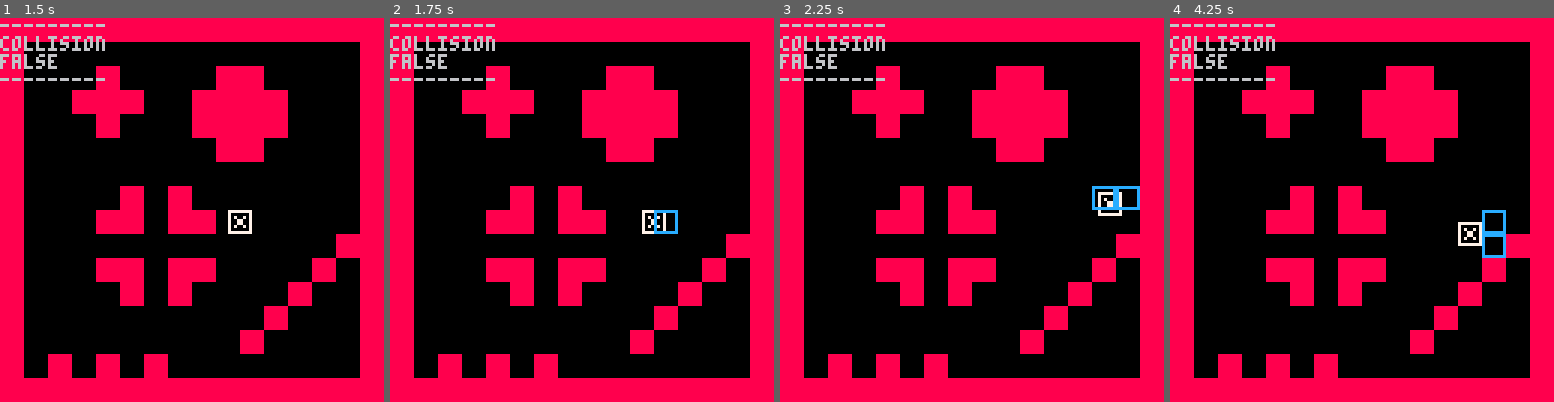
Above: before the commit, frames 1-4 (left to right).
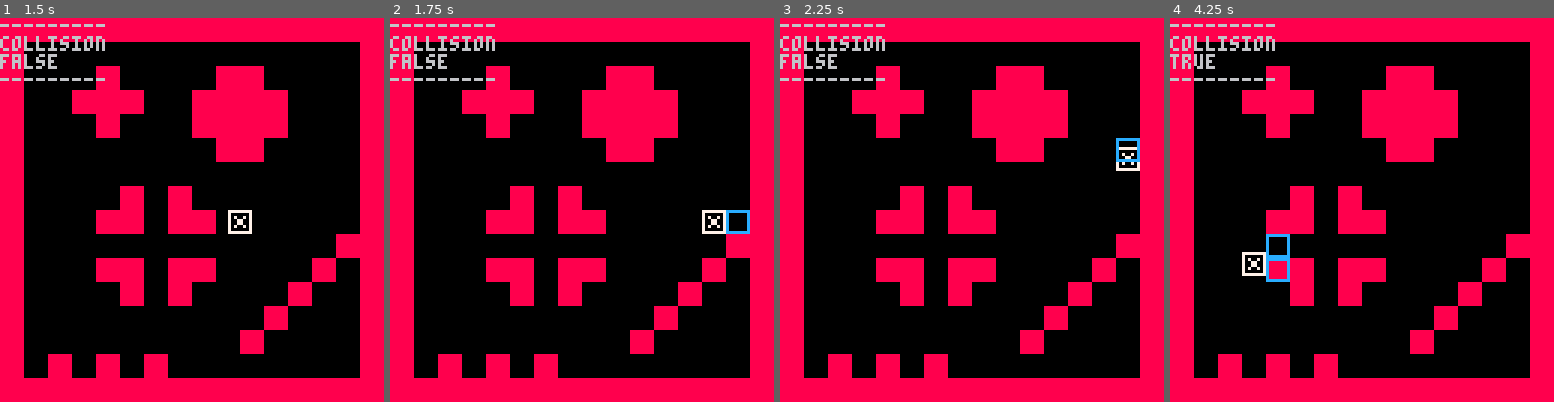
Above: after the commit, the same moments.

Repository: mRamiroGonzalez/pico8-block-collisions
Game: PICO-8 cartridge block_collisions.p8
Same seed, same stepped clock (60 frames per second), same inputs: the game is played once before the commit and once after it.
Inputs:
- Up to frame 1 (1.5 s): no input
- Up to frame 2 (1.75 s): hold Right from 1.6 s (still down)
- Up to frame 3 (2.25 s): release Right at 2.1 s; hold Up from 2.15 s (still down)
- Up to frame 4 (4.25 s): release Up at 2.42 s; hold Right 2.47-3.03 s; hold Left 3.08-3.58 s; hold Down 3.63-3.97 s; hold Right from 4.02 s (still down)

Frame 1 is identical in both runs. In frame 2, 0.7% of the frame differs, in the area x 65-94%, y 50-57%; in frame 3, 0.8%; in frame 4, 1.3%, in the area x 0-88%, y 9-69%.

Commit message:
add box collision detection when the speed is inferior to 8 px/loop

Diff:
--- a/block_collisions.p8
+++ b/block_collisions.p8
@@ -3,135 +3,147 @@
 __lua__
 
 function print_debug()
- print "---------"
- print "collision"
- print(box_collide(futur_p))
- print "---------"
+  print("---------")
+  print("collision")
+  print(box_collide(futur_p))
+  print("---------")
 end
 
 function _init()
- p = {
-  x = 76, y = 64,
-  w = 8, h = 8,
-  sp = 0,
-  facing = nil
- }
- futur_p = {}
+  speed = 7
+  p = {
+    x = 76, y = 64,
+    w = 8, h = 8,
+    sp = 0,
+    facing = nil
+  }
+  futur_p = {}
 end
 
 function block(px, py)
- sprite = mget(flr((px)/8),flr(py/8))
- b = {
-  x = flr(px / 8) * 8,
-  y = flr(py / 8) * 8,
-  w = 8,
-  h = 8,
-  sp = sprite,
-  solid = fget(sprite, 0)
- }
- return b
+  sprite = mget(flr((px)/8),flr(py/8))
+  b = {
+    x = flr(px / 8) * 8,
+    y = flr(py / 8) * 8,
+    w = 8,
+    h = 8,
+    sp = sprite,
+    solid = fget(sprite, 0)
+  }
+  return b
 end
 
 function blocks_front(e)
- local blocks = {}
- add(blocks, block(e.x + e.w, e.y))
- if ((e.y % e.h) != 0) add (blocks,block(e.x + e.w, e.y + e.h))
- return blocks
+  local blocks = {}
+  add(blocks, block(e.x + e.w, e.y))
+  if ((e.y % e.h) != 0) add (blocks,block(e.x + e.w, e.y + e.h))
+  return blocks
 end
 
 function blocks_back(e)
- local blocks = {}
- add(blocks, block(e.x, p.y))
- if ((e.y % e.h) != 0) add (blocks,block(e.x, e.y + e.h))
- return blocks
+  local blocks = {}
+  add(blocks, block(e.x, p.y))
+  if ((e.y % e.h) != 0) add (blocks,block(e.x, e.y + e.h))
+  return blocks
 end
 
 function blocks_top(e)
- local blocks = {}
- add(blocks, block(e.x, e.y))
- if ((e.x % e.w) != 0) add (blocks,block(e.x + e.w, e.y))
- return blocks
+  local blocks = {}
+  add(blocks, block(e.x, e.y))
+  if ((e.x % e.w) != 0) add (blocks,block(e.x + e.w, e.y))
+  return blocks
 end
 
 function blocks_bottom(e)
- local blocks = {}
- add(blocks, block(e.x, e.y+e.h))
- if ((e.x % e.w) != 0) add (blocks,block(e.x + e.w, e.y + e.h))
- return blocks
+  local blocks = {}
+  add(blocks, block(e.x, e.y+e.h))
+  if ((e.x % e.w) != 0) add (blocks,block(e.x + e.w, e.y + e.h))
+  return blocks
 end
 
 function box_collide(e)
- local collide = true
- local solid = false
- if (e.facing == 1) blocks = blocks_front(e)
- if (e.facing == 0) blocks = blocks_back(e)
- if (e.facing == 2) blocks = blocks_top(e)
- if (e.facing == 3) blocks = blocks_bottom(e)
- for b in all(blocks) do
-  r1 = sp_to_rect(e)
-  r2 = sp_to_rect(b)
-  if(r1.x1 > r2.x2) or
-    (r2.x1 > r1.x2) or
-    (r1.y1 > r2.y2) or
-    (r2.y1 > r1.y2) then
-   collide = false
+  local collide = true
+  local solid = false
+  if (e.facing == 1) blocks = blocks_front(e)
+  if (e.facing == 0) blocks = blocks_back(e)
+  if (e.facing == 2) blocks = blocks_top(e)
+  if (e.facing == 3) blocks = blocks_bottom(e)
+  for b in all(blocks) do
+    r1 = sp_to_rect(e)
+    r2 = sp_to_rect(b)
+    if(r1.x1 > r2.x2) or
+        (r2.x1 > r1.x2) or
+        (r1.y1 > r2.y2) or
+        (r2.y1 > r1.y2) then
+      collide = false
+    end
   end
- end
- for b in all(blocks) do
-  solid = b.solid
-  if (solid) break
- end
- return collide and solid
+  for b in all(blocks) do
+    solid = b.solid
+    if (solid) break
+  end
+  return collide and solid
 end
 
 function sp_to_rect(e)
- local r = {}
-  r.x1 = e.x
-  r.y1 = e.y
-  r.x2 = e.x + e.w - 1
-  r.y2 = e.y + e.h - 1
- return r
+  local r = {}
+    r.x1 = e.x
+    r.y1 = e.y
+    r.x2 = e.x + e.w - 1
+    r.y2 = e.y + e.h - 1
+  return r
 end
 
 function _draw()
- cls()
- map(0,0,0,0,16,16)
- spr(p.sp, p.x, p.y, 1, 1)
- if (futur_p.facing == 1) for b in all(blocks_front(futur_p))  do spr(16, b.x, b.y, 1, 1) end
- if (futur_p.facing == 0) for b in all(blocks_back(futur_p))   do spr(16, b.x, b.y, 1, 1) end
- if (futur_p.facing == 2) for b in all(blocks_top(futur_p))    do spr(16, b.x, b.y, 1, 1) end
- if (futur_p.facing == 3) for b in all(blocks_bottom(futur_p)) do spr(16, b.x, b.y, 1, 1) end
- print_debug()
+  cls()
+  map(0,0,0,0,16,16)
+  spr(p.sp, p.x, p.y, 1, 1)
+  if (futur_p.facing == 1) for b in all(blocks_front(futur_p))  do spr(16, b.x, b.y, 1, 1) end
+  if (futur_p.facing == 0) for b in all(blocks_back(futur_p))   do spr(16, b.x, b.y, 1, 1) end
+  if (futur_p.facing == 2) for b in all(blocks_top(futur_p))    do spr(16, b.x, b.y, 1, 1) end
+  if (futur_p.facing == 3) for b in all(blocks_bottom(futur_p)) do spr(16, b.x, b.y, 1, 1) end
+  print_debug()
 end
 
 function _update()
- update_from_controls()
+  update_from_controls()
 end
 
 function update_from_controls()
- p.facing = nil
- futur_p = copy_table(p)
-
- if(btn(0)) then
-  futur_p.x -= 2
-  futur_p.facing = 0
- elseif(btn(1)) then
-  futur_p.x += 2
-  futur_p.facing = 1
- elseif(btn(2)) then
-  futur_p.y -= 2
-  futur_p.facing = 2
- elseif(btn(3)) then
-  futur_p.y += 2
-  futur_p.facing = 3
- end
- if(not box_collide(futur_p)) p = copy_table(futur_p)
+  p.facing = nil
+  futur_p = copy_table(p)
+
+  if(btn(0)) then
+    futur_p.x -= speed
+    futur_p.facing = 0
+  elseif(btn(1)) then
+    futur_p.x += speed
+    futur_p.facing = 1
+  elseif(btn(2)) then
+    futur_p.y -= speed
+    futur_p.facing = 2
+  elseif(btn(3)) then
+    futur_p.y += speed
+    futur_p.facing = 3
+  end
+  if not box_collide(futur_p) then
+    p = copy_table(futur_p)
+  else
+    if (p.x % 8 != 0) then
+      if(futur_p.facing == 1) p.x += 8 - (p.x % 8)
+      if(futur_p.facing == 0) p.x -= (p.x % 8)
+    end
+    if (p.y % 8 != 0) then
+      if(futur_p.facing == 2) p.y -= (p.y % 8)
+      if(futur_p.facing == 3) p.y += 8 - (p.y % 8)
+    end
+  end
 end
 
 function copy_table(from)
- local copy = {}
- for k,v in pairs(from) do copy[k] = v end
- return copy
+  local copy = {}
+  for k,v in pairs(from) do copy[k] = v end
+  return copy
 end
 
 __gfx__
